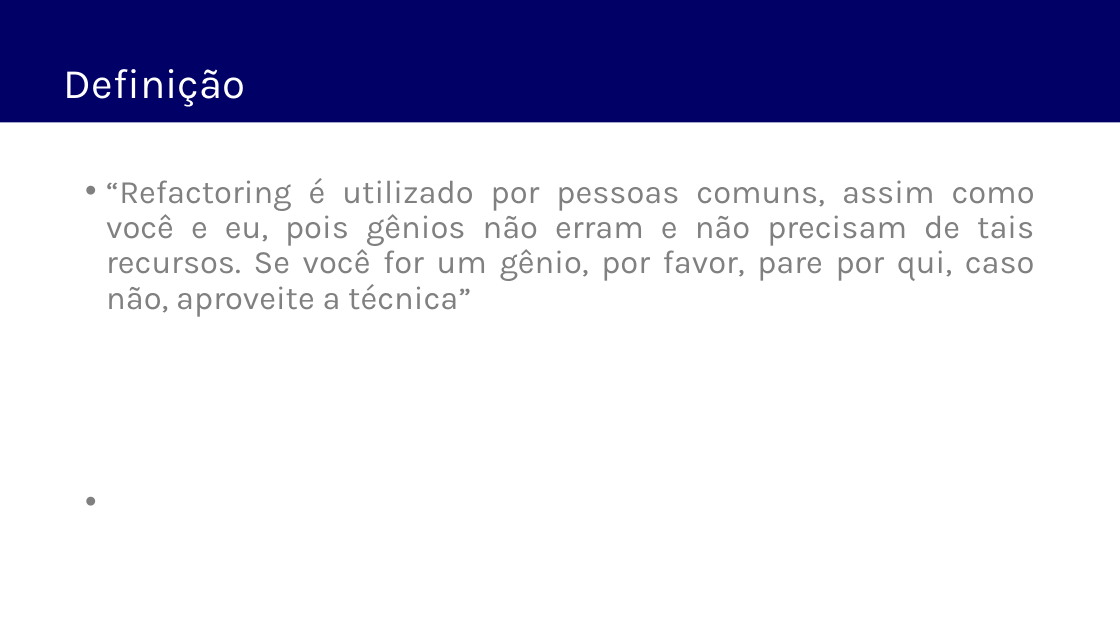
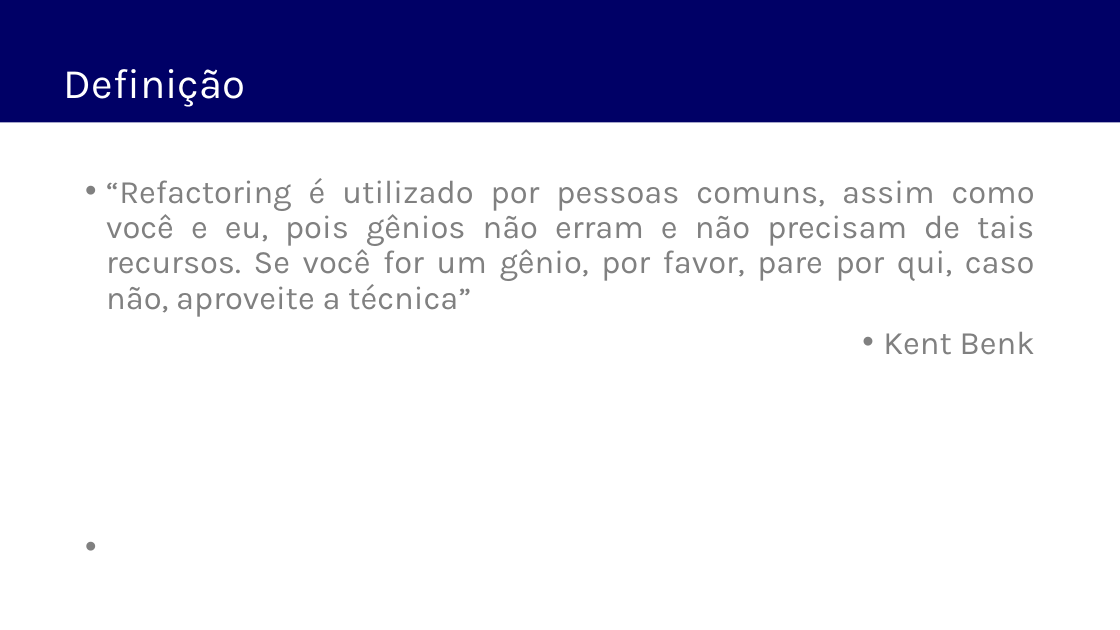
Before and after one commit to fabiomargarito/Cursos, a slide deck: slide 82 of Slides/Fundamentos em Arquitetura de Software com C# - Modulo 2.pptx. Drawn at 1120x630 pixels with LibreOffice and Linux fonts; fonts in the diff are those of the drawing. Boxes give left, top, right and bottom in pixels: in the first picture for what was removed or moved away, otherwise in the second. Text is boxed around its words. In the diff, an @@ line names an element or a change of style, - is before the commit and + after.

```diff
--- a/Slides/Fundamentos em Arquitetura de Software com C# - Modulo 2.pptx
+++ b/Slides/Fundamentos em Arquitetura de Software com C# - Modulo 2.pptx
@@ text at [883, 332, 1035, 355]: paragraph added @@
+Kent Benk
```
Also in this commit, not shown: 3 other slides changed, 1 other file.
